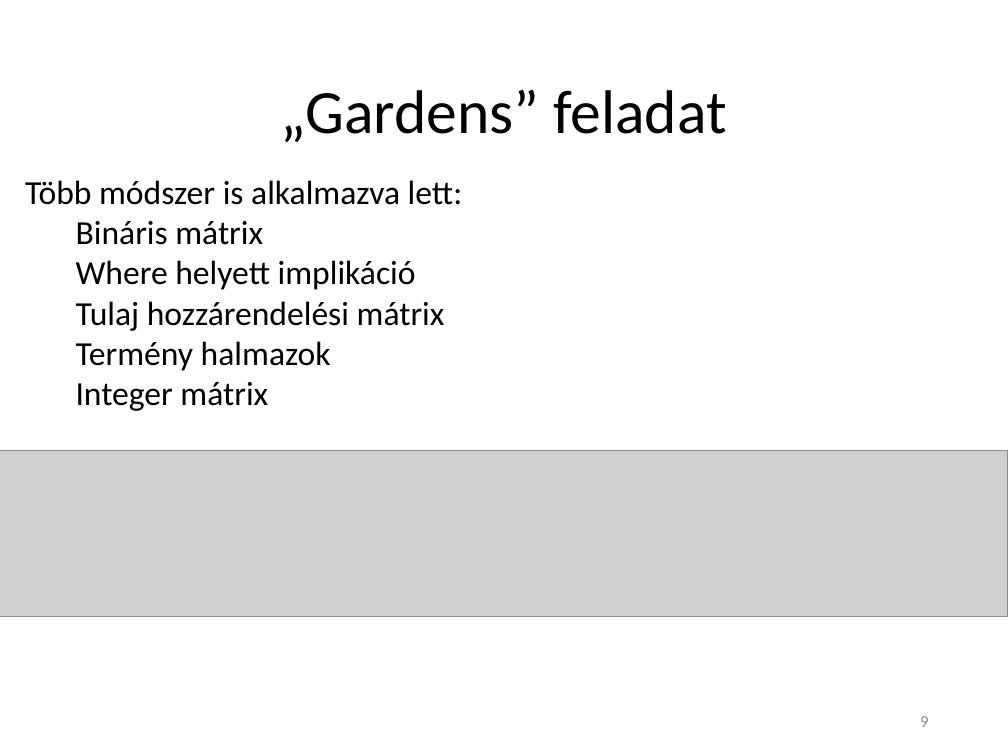
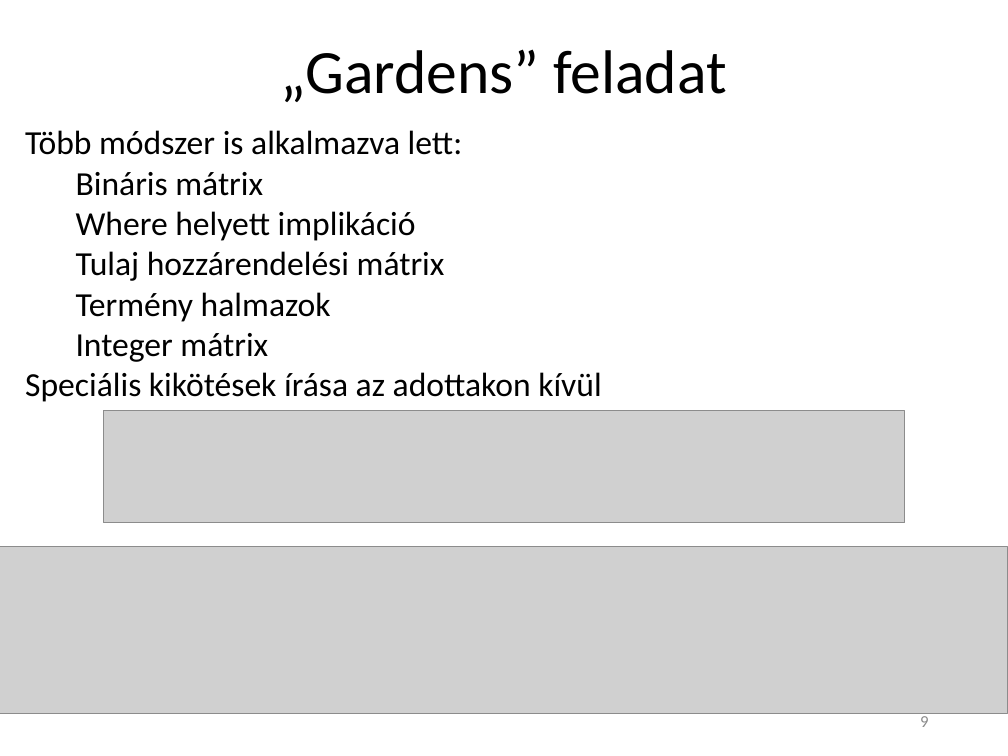
Before and after one commit to Teaching-projects/SZE-Peku221b, a slide deck: slide 9 of CP_Dolgozat/Előadás/Logikai feladványok megoldása korlátprogramozással.pptx. Drawn at 1008x756 pixels with LibreOffice and Linux fonts; fonts in the diff are those of the drawing; grey boxes stand for pictures. Boxes give left, top, right and bottom in pixels: in the first picture for what was removed or moved away, otherwise in the second. Text is boxed around its words. In the diff, an @@ line names an element or a change of style, - is before the commit and + after.

```diff
--- a/CP_Dolgozat/Előadás/Logikai feladványok megoldása korlátprogramozással.pptx
+++ b/CP_Dolgozat/Előadás/Logikai feladványok megoldása korlátprogramozással.pptx
@@ title "„Gardens” feladat" moved from (x1=280, y1=89, x2=726, y2=142) to (x1=280, y1=49, x2=726, y2=102) @@
@@ text "Több módszer is alkalmazva lett:" moved from (x1=25, y1=180, x2=463, y2=411) to (x1=25, y1=130, x2=601, y2=402) @@
@@ text at (x1=25, y1=372, x2=601, y2=402): paragraph added @@
+  Speciális kikötések írása az adottakon kívül
@@ picture added at (x1=103, y1=410, x2=905, y2=522) @@
@@ picture moved from (x1=0, y1=451, x2=1008, y2=617) to (x1=0, y1=547, x2=1008, y2=714) @@
```
Also in this commit, not shown: 3 other slides changed, 1 slide added.
